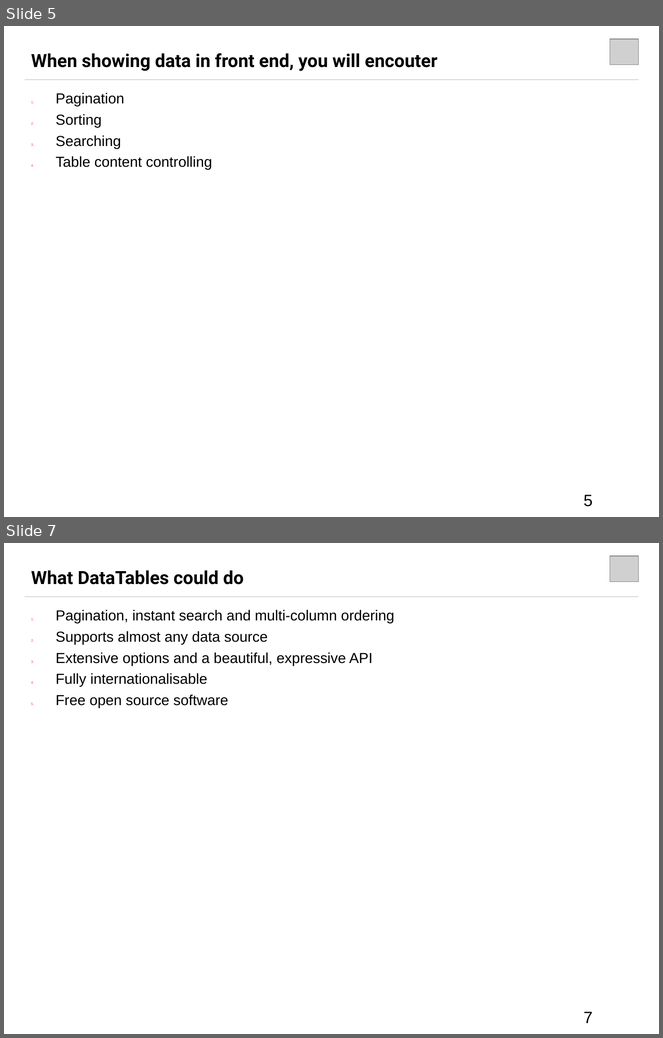
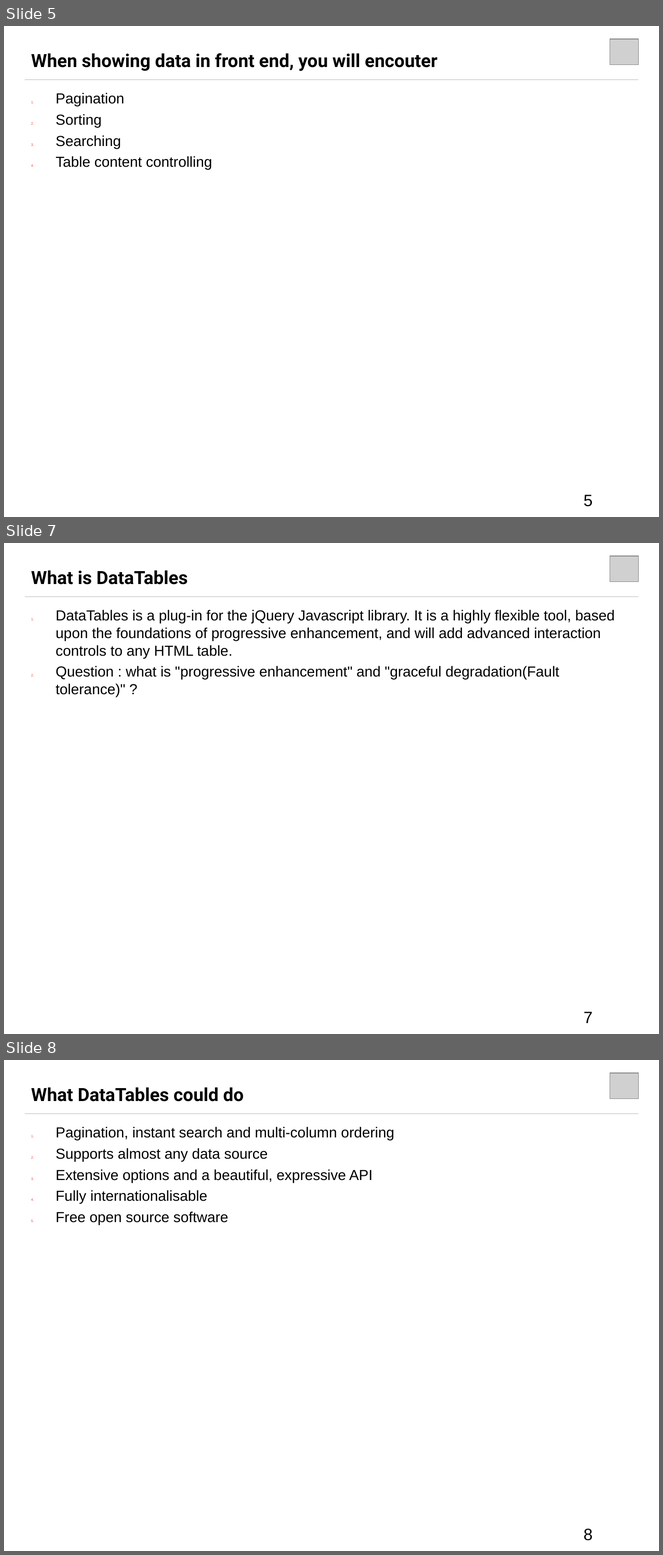
Before and after one commit to roostinghawk/datatables-demo, a slide deck: doc/ppt/DataTables_Introductioin.ppt. Shown one above the other, each under a label of ours: slides 5 and 7 before the commit, slides 5, 7 and 8 after it; the slides between them are not shown. The pictures are 663x1038 and 663x1555 pixels, drawn with LibreOffice and Linux fonts; fonts in the diff are those of the drawing; grey boxes stand for pictures. Boxes give left, top, right and bottom in pixels: in the first picture for what was removed or moved away, otherwise in the second. Text is boxed around its words. In the diff, an @@ line names an element or a change of style, - is before the commit and + after.

```diff
--- a/doc/ppt/DataTables_Introductioin.ppt
+++ b/doc/ppt/DataTables_Introductioin.ppt
@@ slide 7 added at (x1=4, y1=543, x2=659, y2=1034), background #FFFFFF @@
@@ picture added at (x1=610, y1=556, x2=638, y2=581) @@
@@ title added at (x1=31, y1=570, x2=188, y2=585), 20 pt, text #000000, bold @@
+What is DataTables
@@ line added from (25, 597) to (639, 597), #A7A7A7 0.51 pt @@
@@ text added at (x1=55, y1=610, x2=615, y2=697), 16 pt, text #000000 @@
+1. DataTables is a plug-in for the jQuery Javascript library. It is a highly flexible tool, based upon the foundations of progressive enhancement, and will add advanced interaction controls to any HTML table.
+2. Question : what is "progressive enhancement" and "graceful degradation(Fault tolerance)" ?
@@ page number added at (x1=584, y1=1012, x2=593, y2=1023), 18 pt, text #000000 @@
+7
@@ what was slide 7 is now slide 8 @@
@@ page number at (x1=584, y1=1529, x2=593, y2=1541): text changed @@
-7
+8
```
Also in this commit, not shown: 3 slides changed, 2 other slides added, 1 slide removed.
